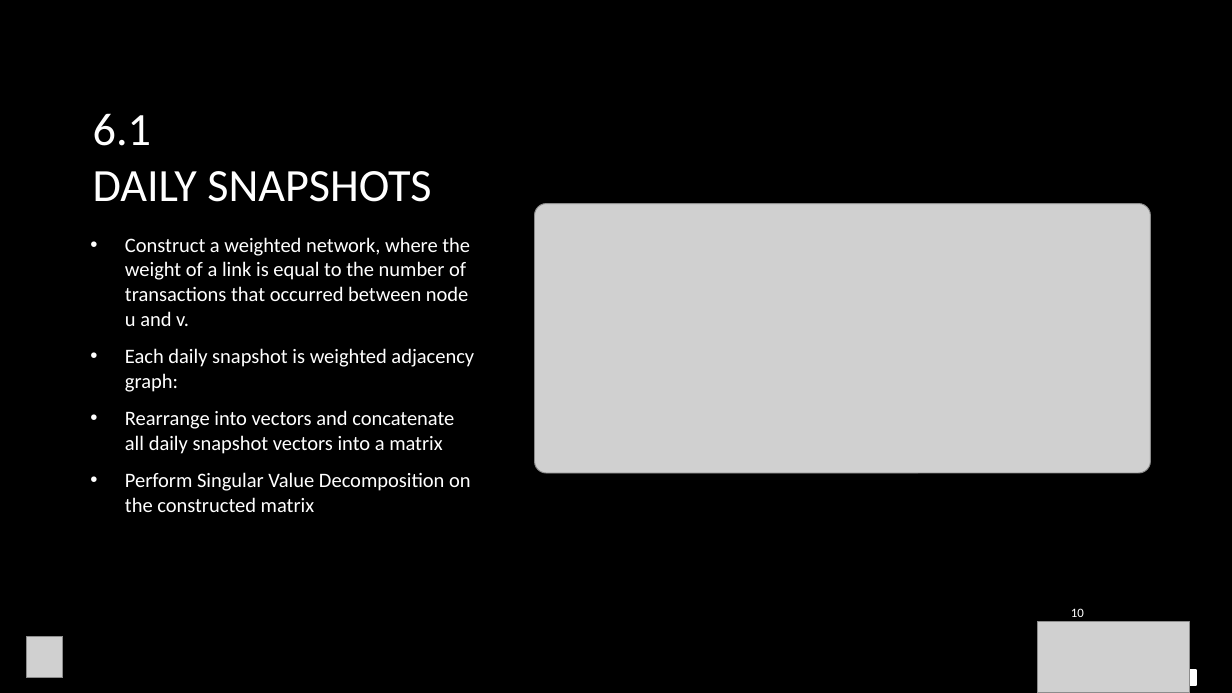
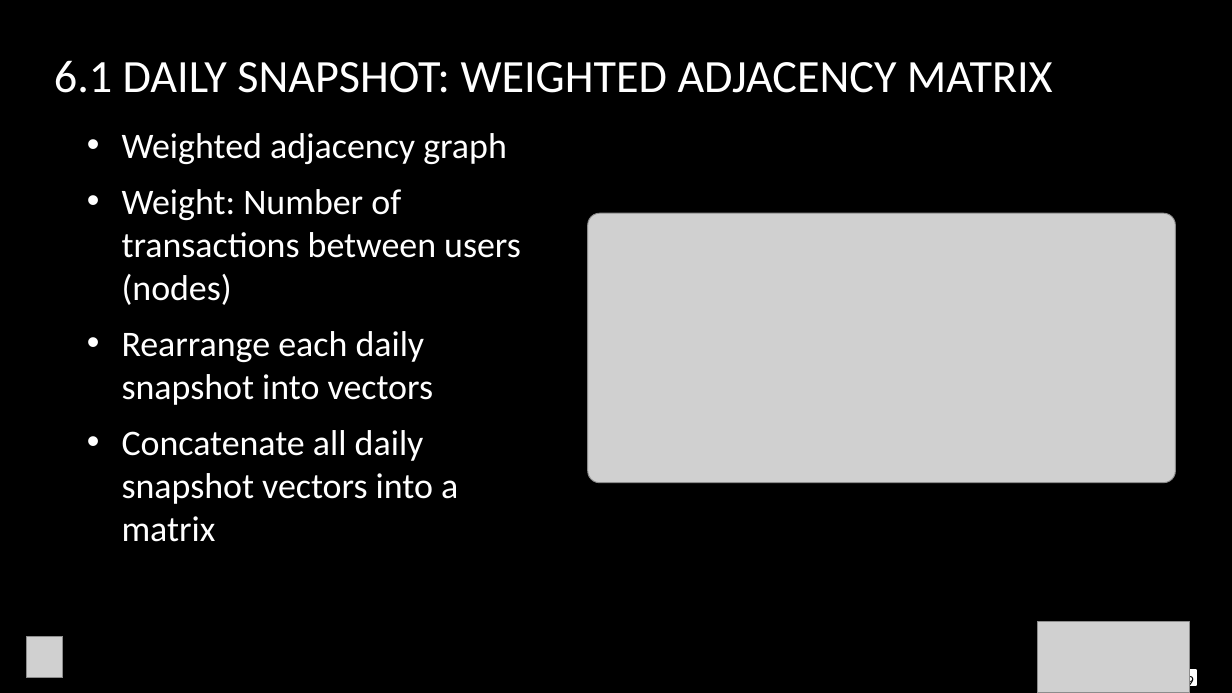
Before and after one commit to sanjifr3/data-analytics, a slide deck: slide 9 of project/ethereum/presentation/Paper Presentation.pptx (slide 10 before the commit). Drawn at 1232x693 pixels with LibreOffice and Linux fonts; fonts in the diff are those of the drawing; grey boxes stand for pictures; background and template pictures are left out. Boxes give left, top, right and bottom in pixels: in the first picture for what was removed or moved away, otherwise in the second. Text is boxed around its words. In the diff, an @@ line names an element or a change of style, - is before the commit and + after.

```diff
--- a/project/ethereum/presentation/Paper Presentation.pptx
+++ b/project/ethereum/presentation/Paper Presentation.pptx
@@ title at (x1=54, y1=60, x2=1053, y2=93): text changed @@
-6.1
-DAILY SNAPSHOTS
+6.1 DAILY SNAPSHOT: WEIGHTED ADJACENCY MATRIX
@@ text "Weighted adjacency graph" at (x1=122, y1=133, x2=521, y2=542): vertical alignment middle to top @@
@@ text at (x1=122, y1=133, x2=521, y2=542): text changed; size 16 to 28 pt @@
-• Construct a weighted network, where the weight of a link is equal to the number of transactions that occurred between node u and v.
-• Each daily snapshot is weighted adjacency graph:
-• Rearrange into vectors and concatenate all daily snapshot vectors into a matrix
-• Perform Singular Value Decomposition on the constructed matrix
+• Weighted adjacency graph
+• Weight: Number of transactions between users (nodes)
+• Rearrange each daily snapshot into vectors
+• Concatenate all daily snapshot vectors into a matrix
@@ picture resized from (x1=534, y1=203, x2=1151, y2=473) to (x1=588, y1=213, x2=1176, y2=483) @@
@@ page number at (x1=1186, y1=673, x2=1194, y2=691): text changed; size 10 to 12 pt; text colour #FFFFFF to #000000 @@
-10
+9
```
Also in this commit, not shown: 8 other slides changed, 1 slide added, 11 slides removed, 3 other files.
